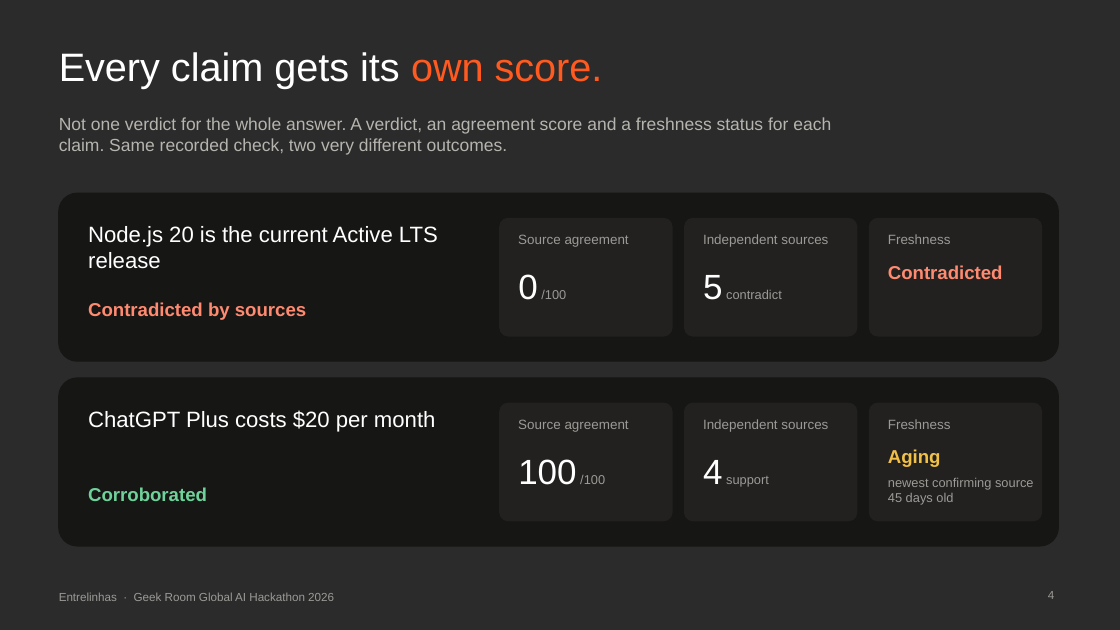
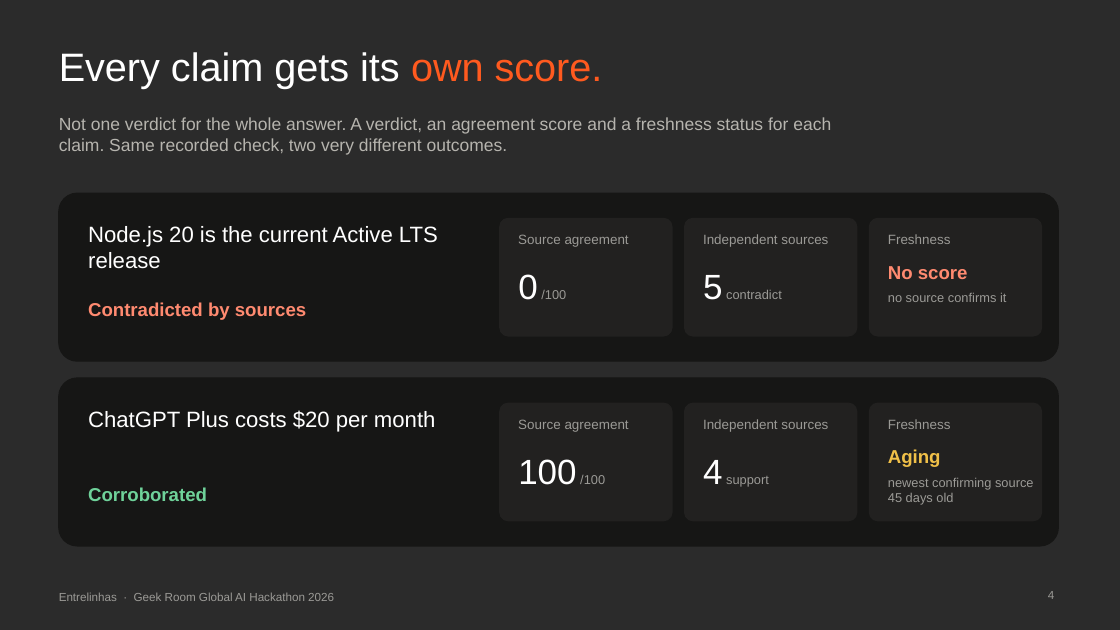
Before and after one commit to contatoalicecandido-lab/entrelinhas, a slide deck: slide 4 of submission/Entrelinhas_Pitch_Deck.pptx. Drawn at 1120x630 pixels with LibreOffice and Linux fonts; fonts in the diff are those of the drawing; background and template pictures are left out; a plain dark background stands for a picture behind light text. Boxes give left, top, right and bottom in pixels: in the first picture for what was removed or moved away, otherwise in the second. Text is boxed around its words. In the diff, an @@ line names an element or a change of style, - is before the commit and + after.

```diff
--- a/submission/Entrelinhas_Pitch_Deck.pptx
+++ b/submission/Entrelinhas_Pitch_Deck.pptx
@@ text at bbox=[888, 266, 968, 279]: text changed @@
-Contradicted
+No score
@@ text added at bbox=[888, 293, 1006, 302], 11 pt, text #9B9A96 @@
+no source confirms it
```
Also in this commit, not shown: 5 other slides changed, 17 other files.
